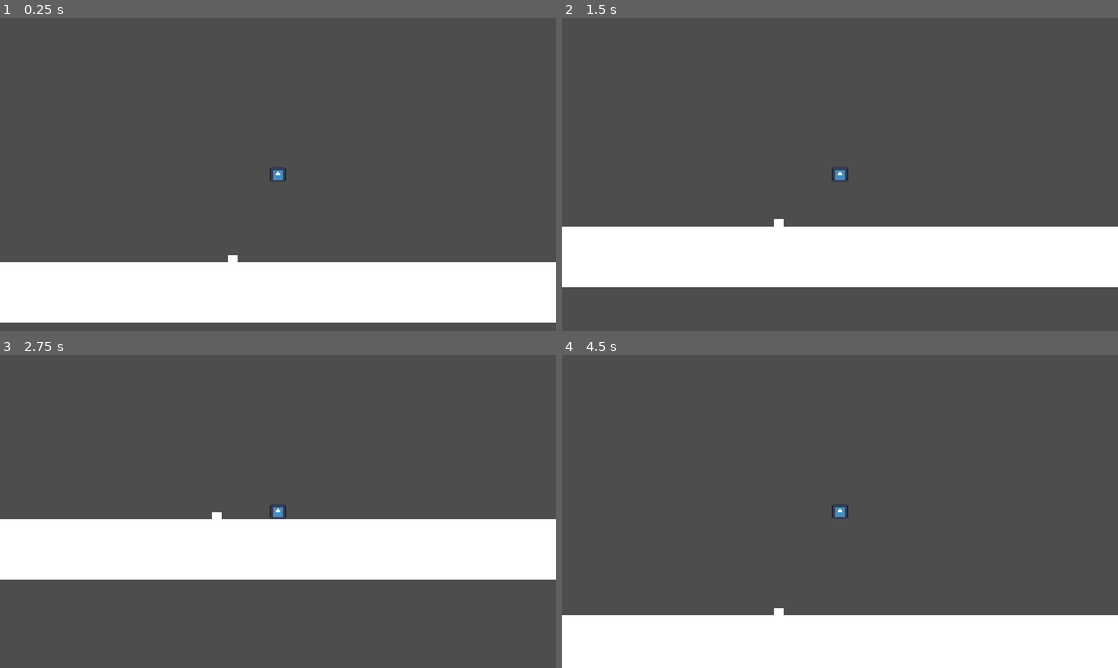
Above: before the commit, frames 1-4 (two rows, left to right).
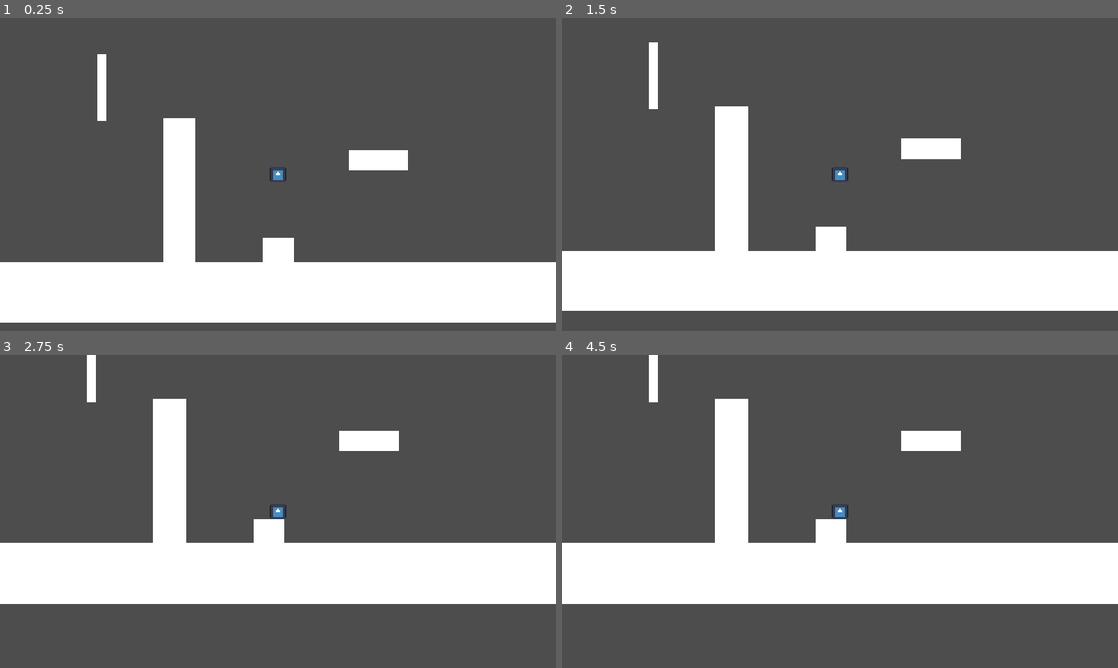
Above: after the commit, the same moments.

Repository: idi0cy/some-platformer
Game: Godot game, scene res://scenes/random_testing.tscn
Same seed, same stepped clock (60 frames per second), same inputs: the game is played once before the commit and once after it. The engine's default icon, where the game draws it, is replaced by a stand-in: a white triangle on a blue panel in a dark square.
Inputs (mouse positions are in pixels of both pictures, inside the frame that each line leads up to):
- Up to frame 1 (0.25 s): no input
- Up to frame 2 (1.5 s): tap Enter at 0.5 s; move the mouse to (962, 158) at 0.52 s; hold Right from 0.53 s (still down); tap A (a) at 0.6 s; click (962, 158) at 0.67 s; tap Up at 0.77 s; tap D (d) at 0.8, 1.35 s; tap Space (space) at 1.25 s; move the mouse to (728, 190) at 1.27 s
- Up to frame 3 (2.75 s): tap Up at 1.52 s; tap Shift (dash) at 1.55, 2.1 s; move the mouse to (333, 442) at 2.02 s; release Right at 2.03 s; hold Left from 2.03 s (still down); tap S (s) at 2.3 s
- Up to frame 4 (4.5 s): tap Enter at 2.75 s; move the mouse to (812, 574) at 2.77 s; release Left at 2.78 s; hold Right 2.78-4.28 s; tap S (s) at 2.85 s; click (812, 574) at 2.92 s; tap Up at 3.02, 3.77 s; tap Space (space) at 3.05, 3.6 s; move the mouse to (1006, 558) at 3.52 s; tap W (w) at 3.8, 4.35 s; move the mouse to (673, 464) at 4.27 s; hold Left from 4.28 s (still down)

The runs differ from the first frame. In frame 1, 4.2% of the frame differs, in the area x 17-74%, y 11-78%; in frame 2, 18%; in frame 3, 18%; in frame 4, 41%, in the area x 0-100%, y 0-100%.

Commit message:
trying wallbounces that are not working

Diff:
--- a/crucible-of-achlyss/scenes/random_testing.tscn
+++ b/crucible-of-achlyss/scenes/random_testing.tscn
@@ -13,4 +13,17 @@
 scale = Vector2(73.879524, -6.2951374)
 
 [node name="Platform2" parent="." unique_id=1158560200 instance=ExtResource("2_1xtuw")]
-position = Vector2(490, 536)
+position = Vector2(584, 523)
+scale = Vector2(3.16, 3.16)
+
+[node name="Platform3" parent="." unique_id=1167060760 instance=ExtResource("2_1xtuw")]
+position = Vector2(791, 330)
+scale = Vector2(6.1689987, -2.1115794)
+
+[node name="Platform4" parent="." unique_id=323399622 instance=ExtResource("2_1xtuw")]
+position = Vector2(217, 179)
+scale = Vector2(0.8985673, -6.902137)
+
+[node name="Platform5" parent="." unique_id=1415207772 instance=ExtResource("2_1xtuw")]
+position = Vector2(378, 393)
+scale = Vector2(3.3374271, -15.0355625)
--- a/crucible-of-achlyss/scripts/entities/player.gd
+++ b/crucible-of-achlyss/scripts/entities/player.gd
@@ -1,12 +1,13 @@
 extends CharacterBody2D
 
+#region | Setting up initial variables
 const UP = Vector2(0, -1)
-const speed = 500
-const dashSpeed = 1500
+const speed = 300
+const dashSpeed = 2000
 
-var doubleJumps = 1
 var dashing = false
-var availableDashes = 2
+var availableDashes = 1
+#endregion
 
 func _ready() -> void:
 	pass
@@ -16,22 +17,16 @@
 		if !dashing:
 			velocity += get_gravity() * delta
 	else:
-		doubleJumps = 1
 		if !dashing:
-			availableDashes = 2
+			availableDashes = 1
 
 	#region | Handling jumps
 	if (Input.is_action_just_pressed('space')) && !dashing:
 		if (is_on_floor()):
 			velocity.y -= 500
-		elif (doubleJumps > 0):
-			doubleJumps -= 1
-			velocity.y = 0
-			velocity.y -= 500
 	#endregion
 
 	#region | Handling dashes
-
 	if (!dashing) && (Input.is_action_just_pressed('dash')) && (availableDashes > 0):
 		var dashDirection = Input.get_vector("a", "d", "w", "s")
 
@@ -43,11 +38,12 @@
 			velocity = dashDirection * dashSpeed
 			dashing = true
 			$Sprite2D.modulate = Color(0.0, 1.0, 1.0, 1.0)
-			await get_tree().create_timer(0.25).timeout
+
+			await get_tree().create_timer(0.1).timeout
+
 			dashing = false
 			velocity = oldVelocity
 			$Sprite2D.modulate = Color(1.0, 1.0, 1.0, 1.0)
-
 	#endregion
 
 	# This just moves left and right
@@ -55,4 +51,18 @@
 		var directionX = Input.get_axis('a', 'd')
 		velocity.x = directionX * speed
 
+	#region | Wall jumping and all that
+
+	if (is_on_wall() && Input.is_action_just_pressed("space")):
+		print(200 * get_wall_normal()[0])
+		velocity.x += 200 * get_wall_normal()[0]
+		velocity.y += 150
+
+
+	if (is_on_wall() && velocity.y > 0):
+		if velocity.y > 150:
+			velocity.y = 150
+
+	#endregion
+
 	move_and_slide()
